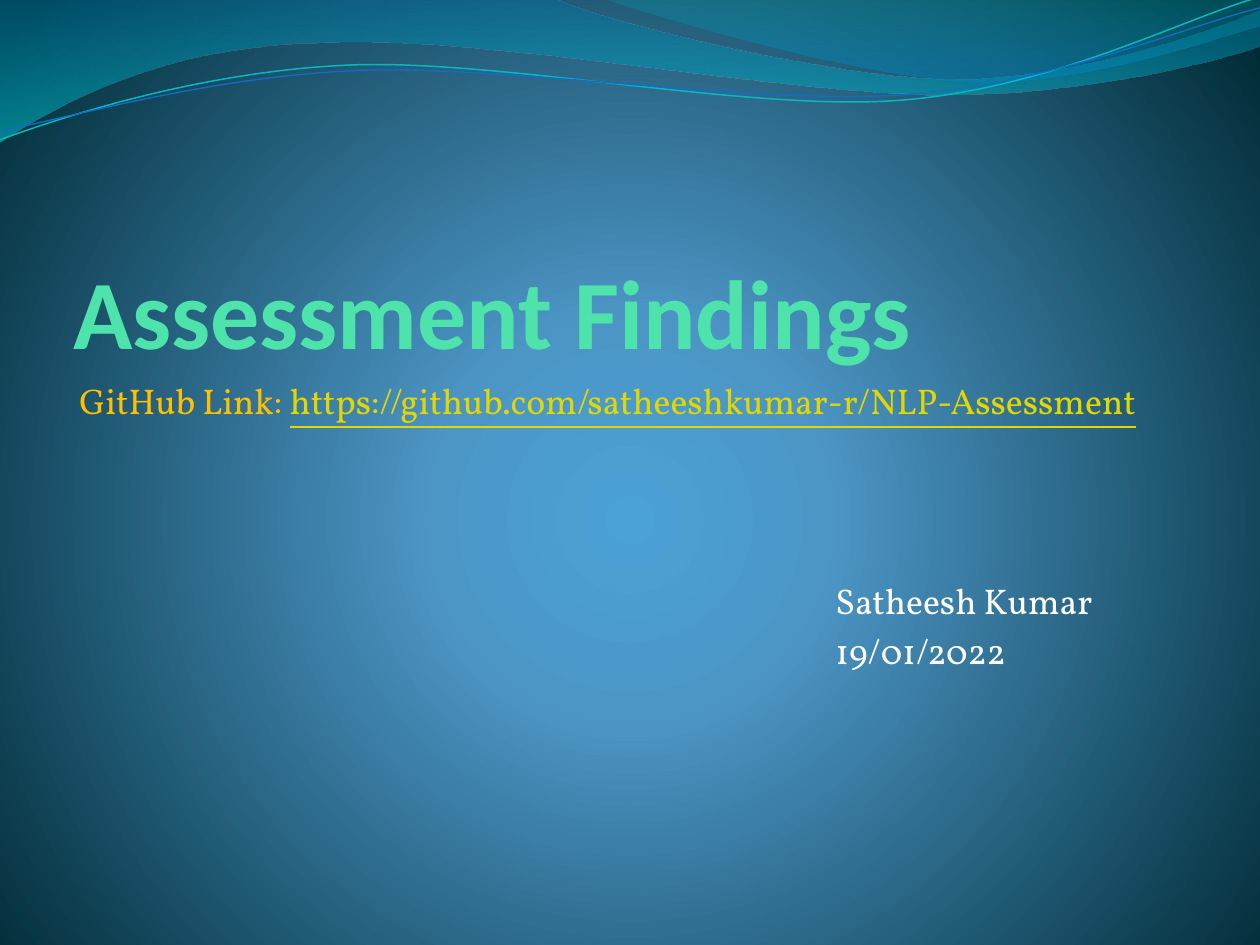
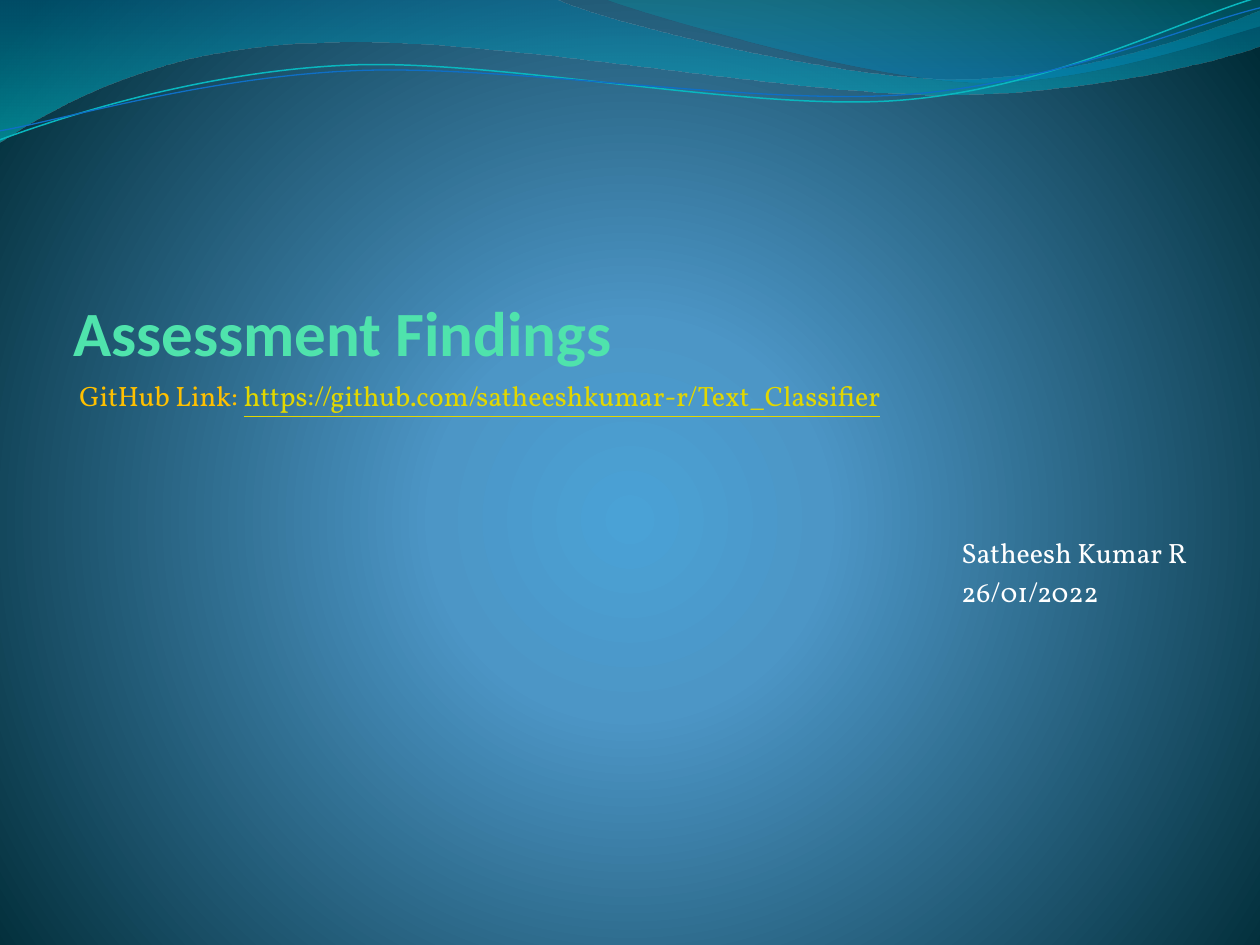
Before and after one commit to satheeshkumar-r/NLP-Assessment, a slide deck: slide 1 of Analysis & Insights.pptx. Drawn at 1260x945 pixels with LibreOffice and Linux fonts; fonts in the diff are those of the drawing. Boxes give left, top, right and bottom in pixels: in the first picture for what was removed or moved away, otherwise in the second. Text is boxed around its words. In the diff, an @@ line names an element or a change of style, - is before the commit and + after.

```diff
--- a/Analysis & Insights.pptx
+++ b/Analysis & Insights.pptx
@@ title "Assessment Findings" at box(73, 304, 611, 372): size 56 to 36 pt @@
@@ text at box(79, 380, 1187, 603): text changed; size 20.4 to 16 pt @@
-GitHub Link: https://github.com/satheeshkumar-r/NLP-Assessment
-Satheesh Kumar
-19/01/2022
+GitHub Link: https://github.com/satheeshkumar-r/Text_Classifier
+Satheesh Kumar R
+26/01/2022
```
Also in this commit, not shown: 5 slides added, 3 slides removed, 1 other file.
